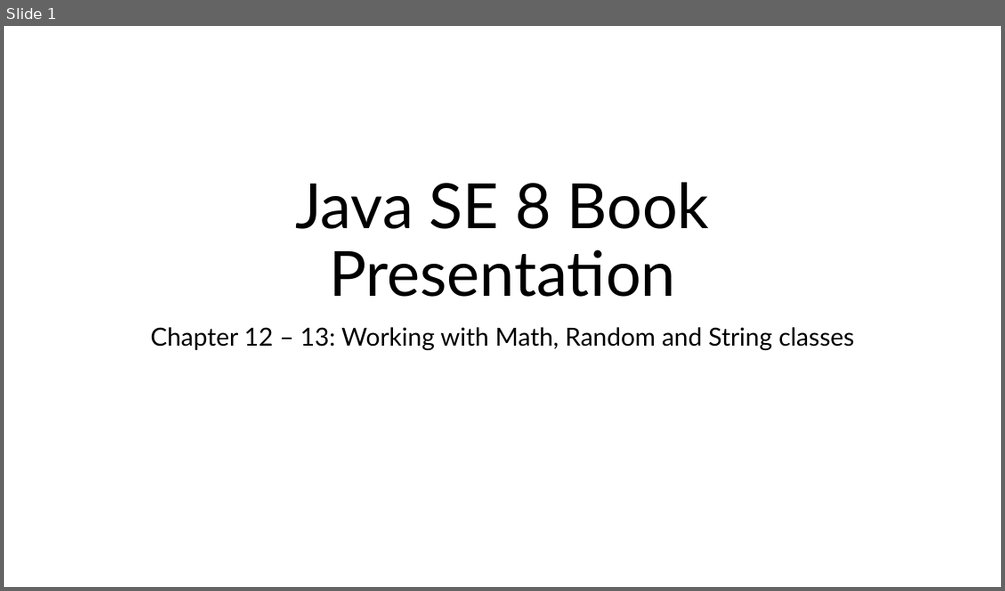
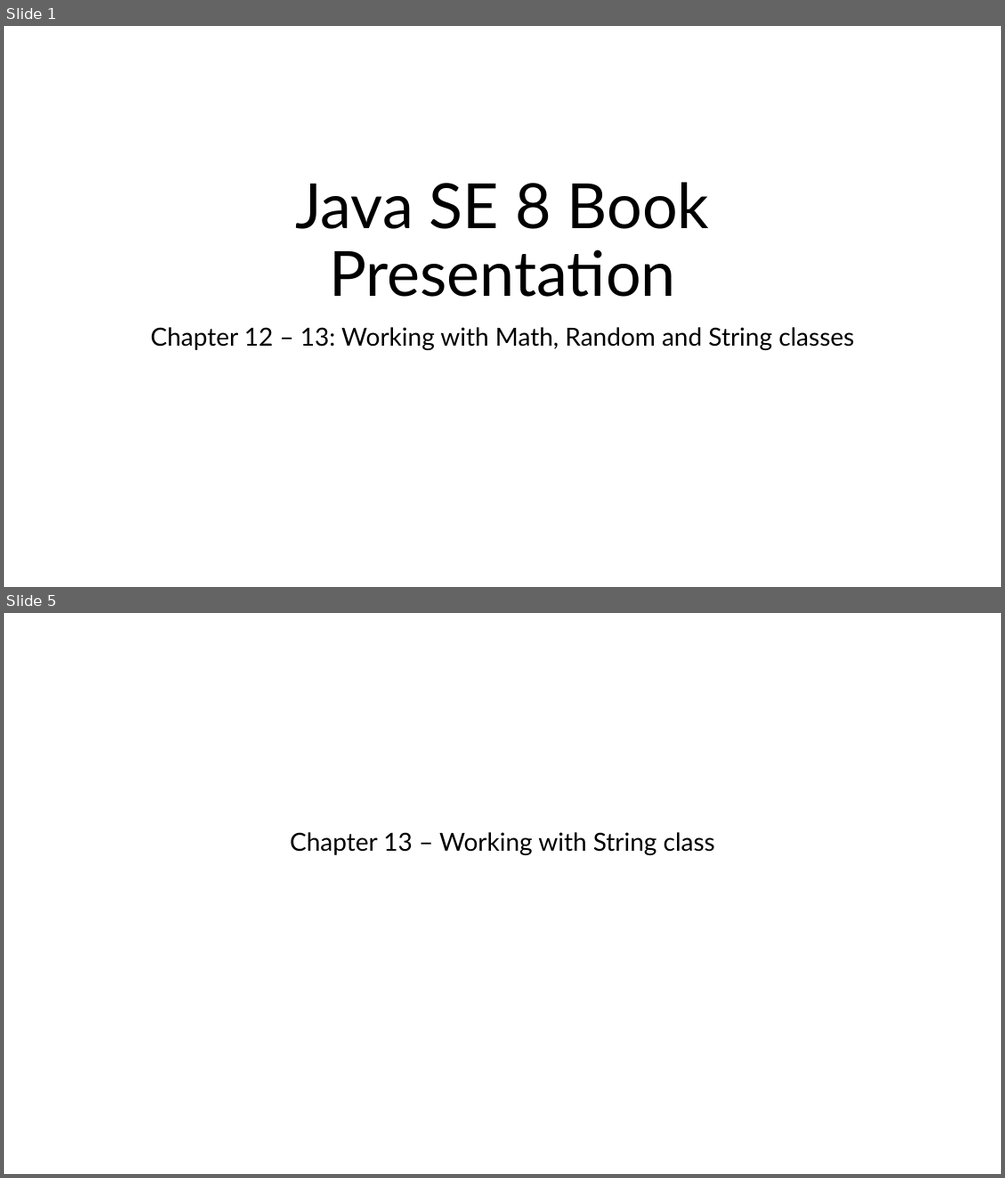
Before and after one commit to MaiDinhVinh/CS-Java, a slide deck: Java SE 8 Teaching Material/Chapter 12 + 13 - Working with Math, Random and String classes/Chapter 12 + 13 - Working with Math, Random and String classes.pptx. Shown one above the other, each under a label of ours: slide 1 before the commit, slides 1 and 5 after it; the slides between them are not shown. The pictures are 1005x591 and 1005x1178 pixels, drawn with LibreOffice and Linux fonts; fonts in the diff are those of the drawing. Boxes give left, top, right and bottom in pixels: in the first picture for what was removed or moved away, otherwise in the second. Text is boxed around its words. In the diff, an @@ line names an element or a change of style, - is before the commit and + after.

```diff
--- a/Java SE 8 Teaching Material/Chapter 12 + 13 - Working with Math, Random and String classes/Chapter 12 + 13 - Working with Math, Random and String classes.pptx
+++ b/Java SE 8 Teaching Material/Chapter 12 + 13 - Working with Math, Random and String classes/Chapter 12 + 13 - Working with Math, Random and String classes.pptx
@@ slide 5 added at <box>4,613,1001,1174</box>, background #FFFFFF @@
@@ subtitle added at <box>290,832,715,855</box>, 24 pt, text #000000 @@
+Chapter 13 – Working with String class
```
Also in this commit, not shown: 1 slide changed, 13 other slides added.
